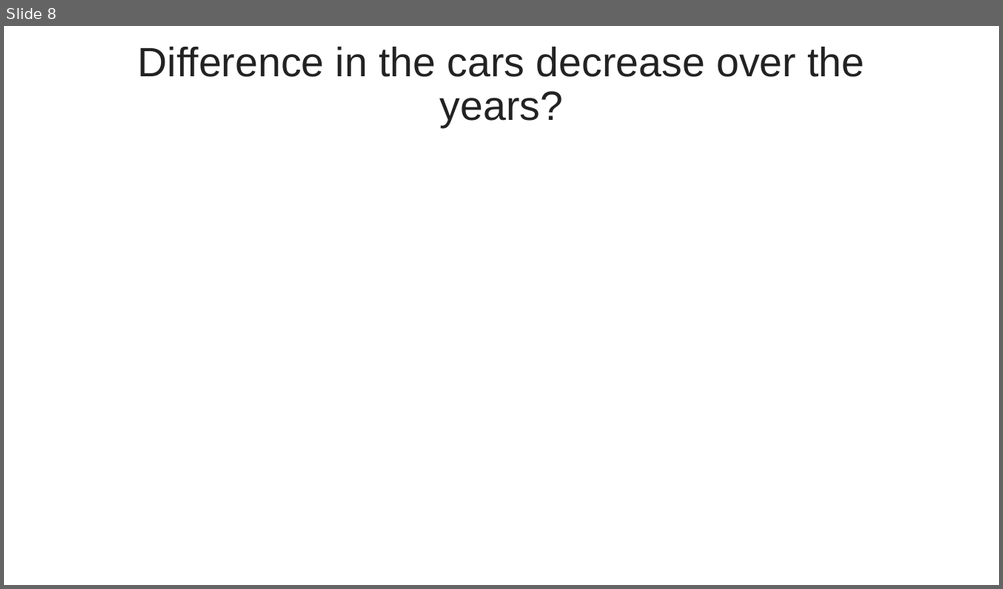
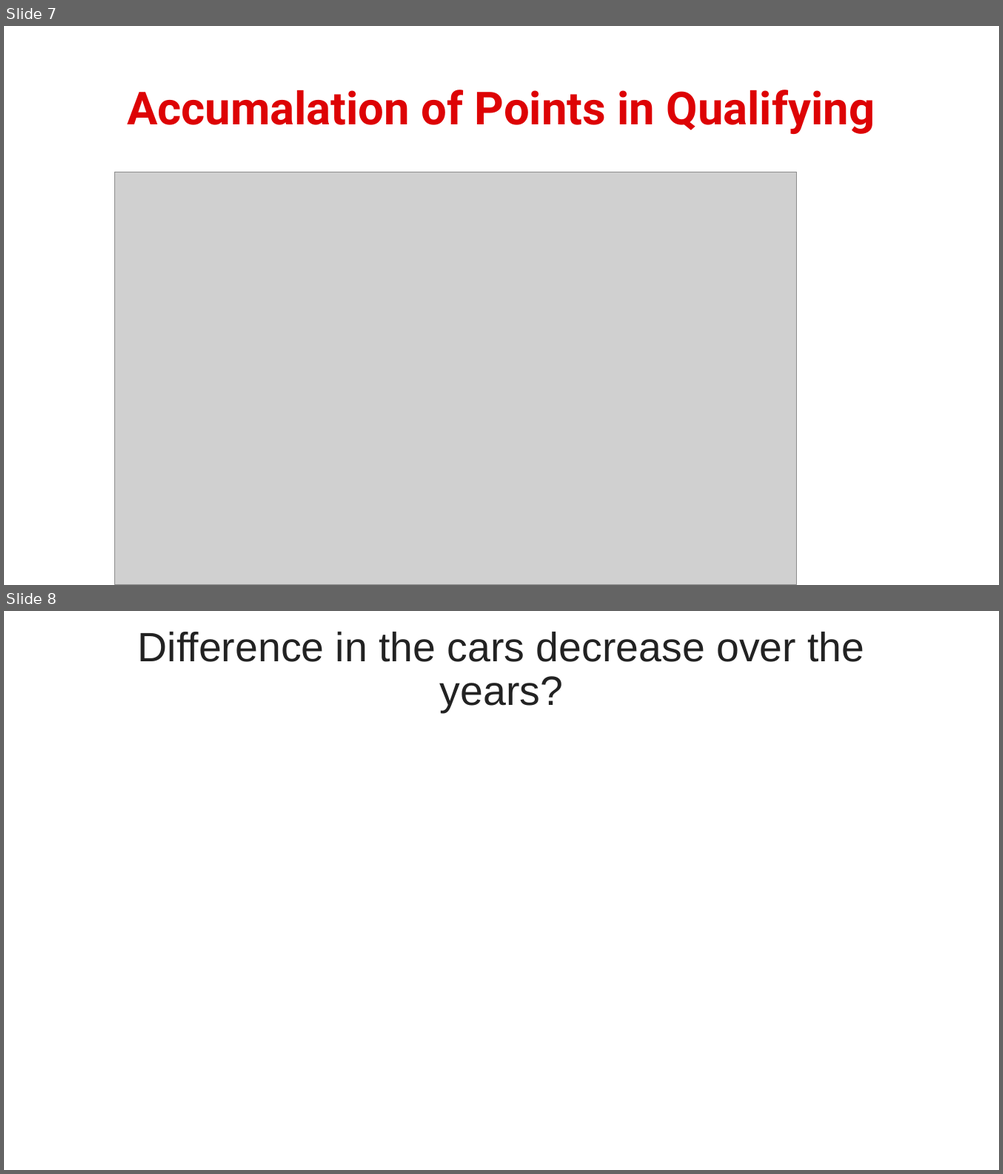
Before and after one commit to MateuszMajak/R_Visual, a slide deck: Presentation/F1_Presentation_Moyo_Majak.pptx. Shown one above the other, each under a label of ours: slide 8 before the commit, slides 7 and 8 after it. The pictures are 1003x589 and 1003x1174 pixels, drawn with LibreOffice and Linux fonts; fonts in the diff are those of the drawing; grey boxes stand for pictures; background and template pictures are left out. Boxes give left, top, right and bottom in pixels: in the first picture for what was removed or moved away, otherwise in the second. Text is boxed around its words. In the diff, an @@ line names an element or a change of style, - is before the commit and + after.

```diff
--- a/Presentation/F1_Presentation_Moyo_Majak.pptx
+++ b/Presentation/F1_Presentation_Moyo_Majak.pptx
@@ slide 7 added at (4, 26, 999, 585), background picture (left out) @@
@@ title added at (127, 90, 875, 134), 44 pt, text #DD0305, bold @@
+Accumalation of Points in Qualifying
@@ picture added at (115, 173, 797, 585) @@
```
Also in this commit, not shown: 3 slides changed, 3 other slides added, 3 slides removed, 1 other file.
